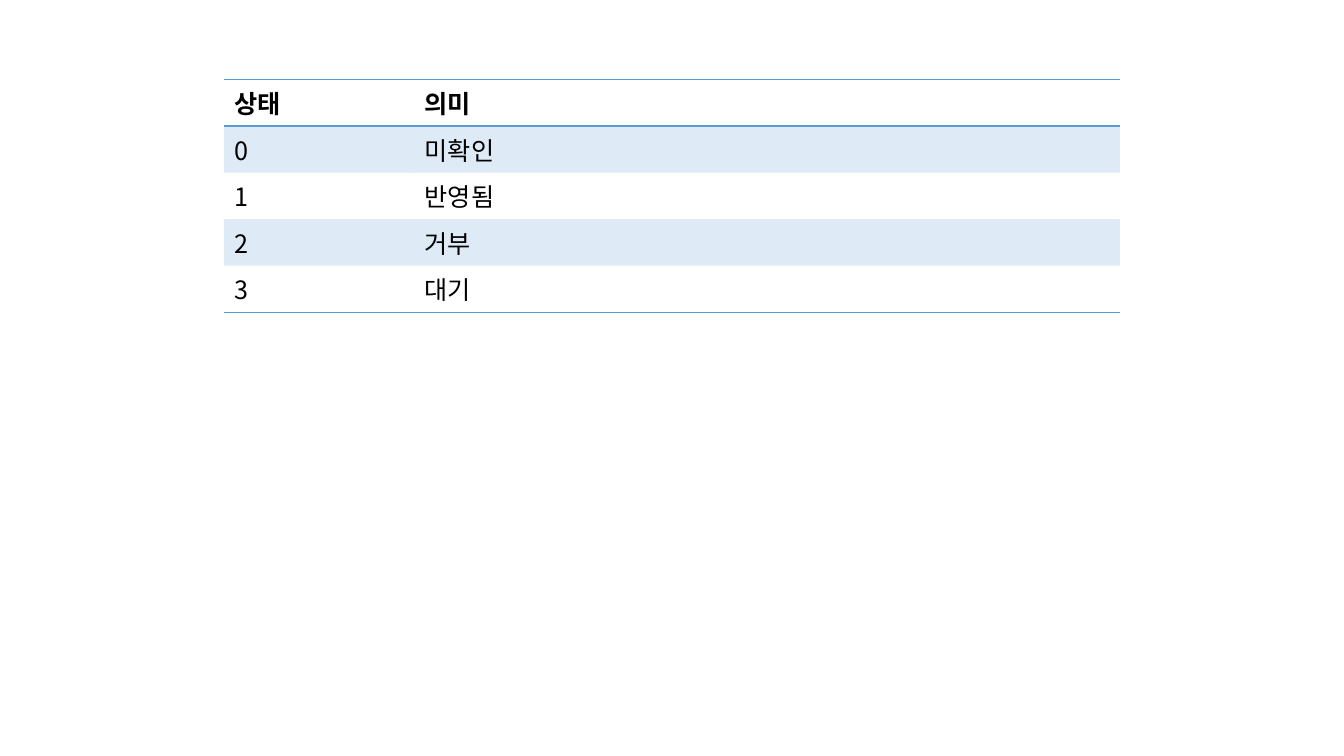
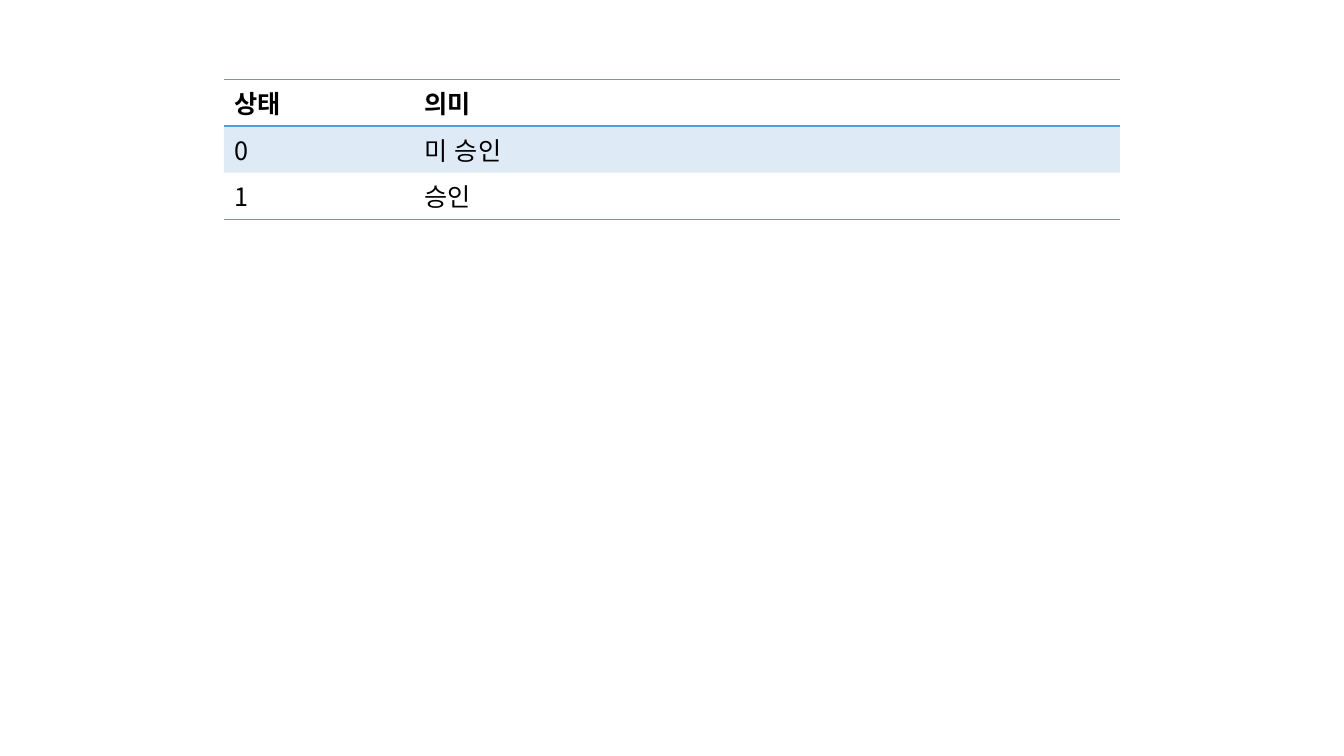
Before and after one commit to Jeonilju/RenewSecsm, a slide deck: slide 2 of 문서/프레젠테이션1.pptx. Drawn at 1344x756 pixels with LibreOffice and Linux fonts; fonts in the diff are those of the drawing. Boxes give left, top, right and bottom in pixels: in the first picture for what was removed or moved away, otherwise in the second. Text is boxed around its words. In the diff, an @@ line names an element or a change of style, - is before the commit and + after.

```diff
--- a/문서/프레젠테이션1.pptx
+++ b/문서/프레젠테이션1.pptx
@@ table at box(224, 80, 1120, 212) @@
-row 2: 0 | 미확인
-row 3: 1 | 반영됨
-row 4: 2 | 거부
-row 5: 3 | 대기
+row 2: 0 | 미 승인
+row 3: 1 | 승인
```
Also in this commit, not shown: 12 other files.
